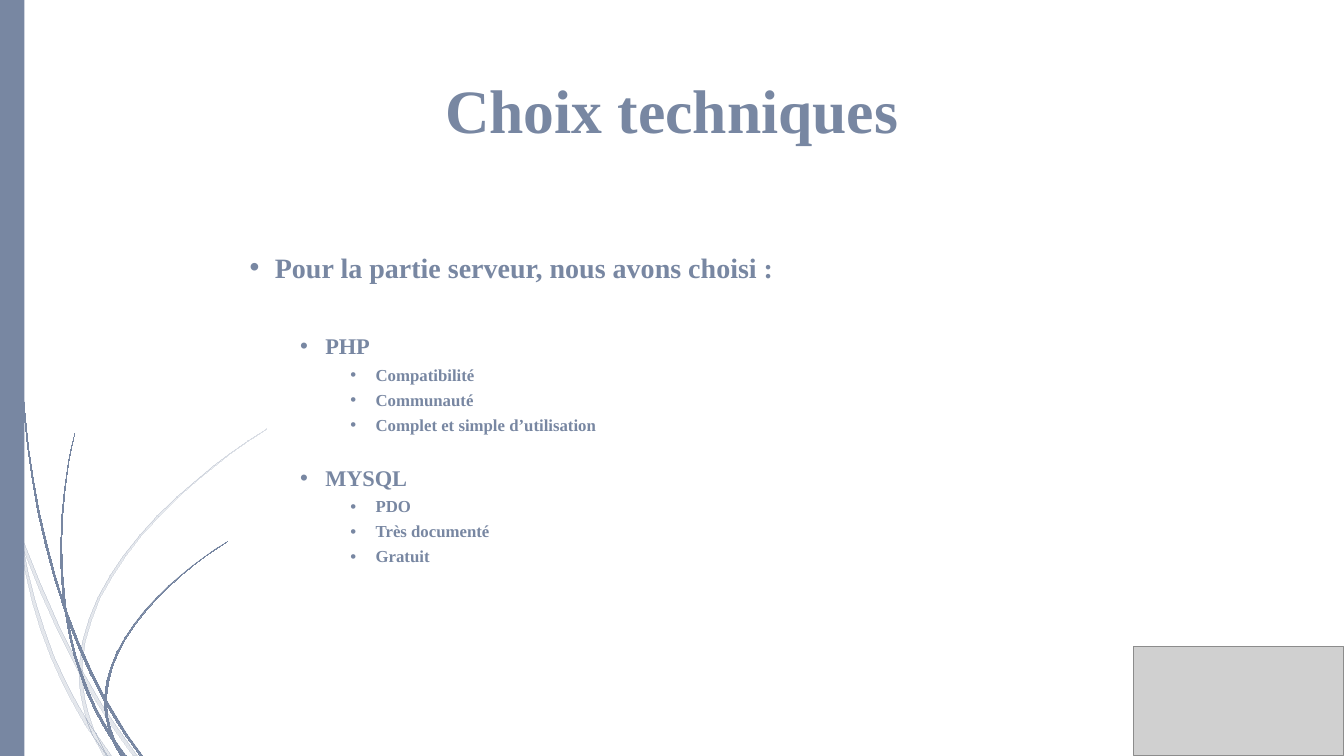
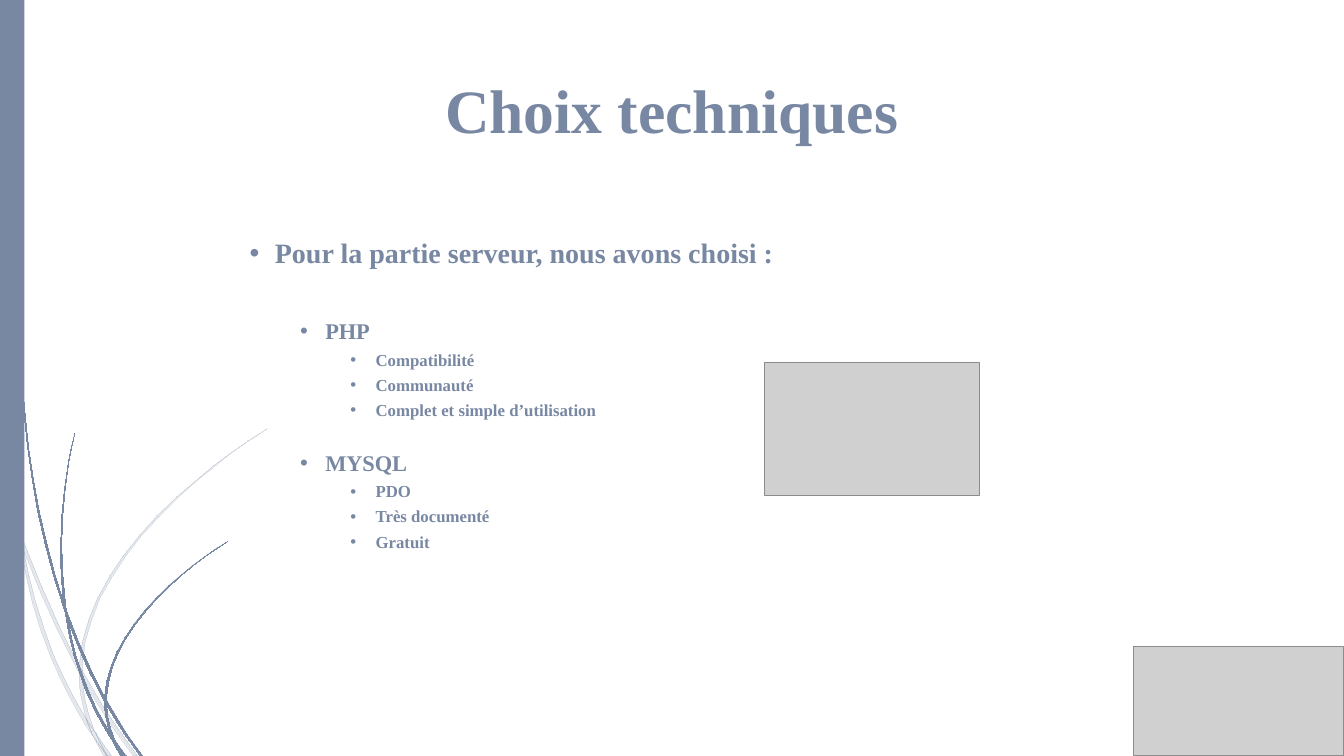
Before and after one commit to Lowxorx/webapprila, a slide deck: slide 6 of Documentation/Presentation/Projet web.pptx. Drawn at 1344x756 pixels with LibreOffice and Linux fonts; fonts in the diff are those of the drawing; grey boxes stand for pictures. Boxes give left, top, right and bottom in pixels: in the first picture for what was removed or moved away, otherwise in the second. Text is boxed around its words. In the diff, an @@ line names an element or a change of style, - is before the commit and + after.

```diff
--- a/Documentation/Presentation/Projet web.pptx
+++ b/Documentation/Presentation/Projet web.pptx
@@ text "Pour la partie serveur, nous ...": place and size @@
-text "Pour la partie serveur, nous ..." at <box>275,258,756,562</box>
+text "Pour la partie serveur, nous ..." at <box>275,243,756,548</box>
@@ picture added at <box>765,362,980,495</box> @@
```
Also in this commit, not shown: 2 other slides changed.
